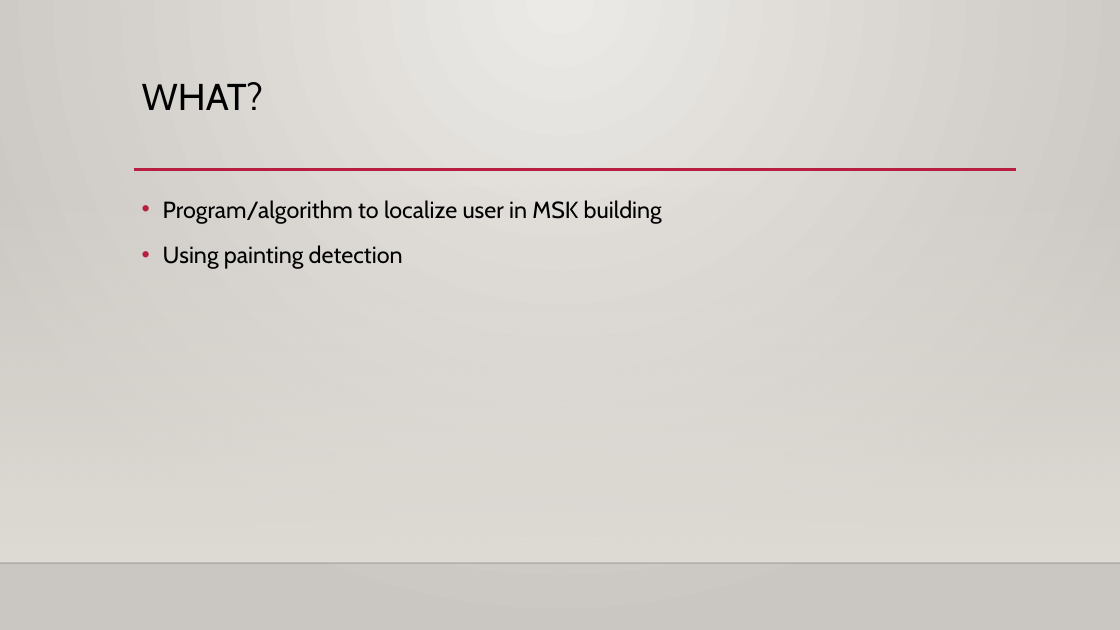
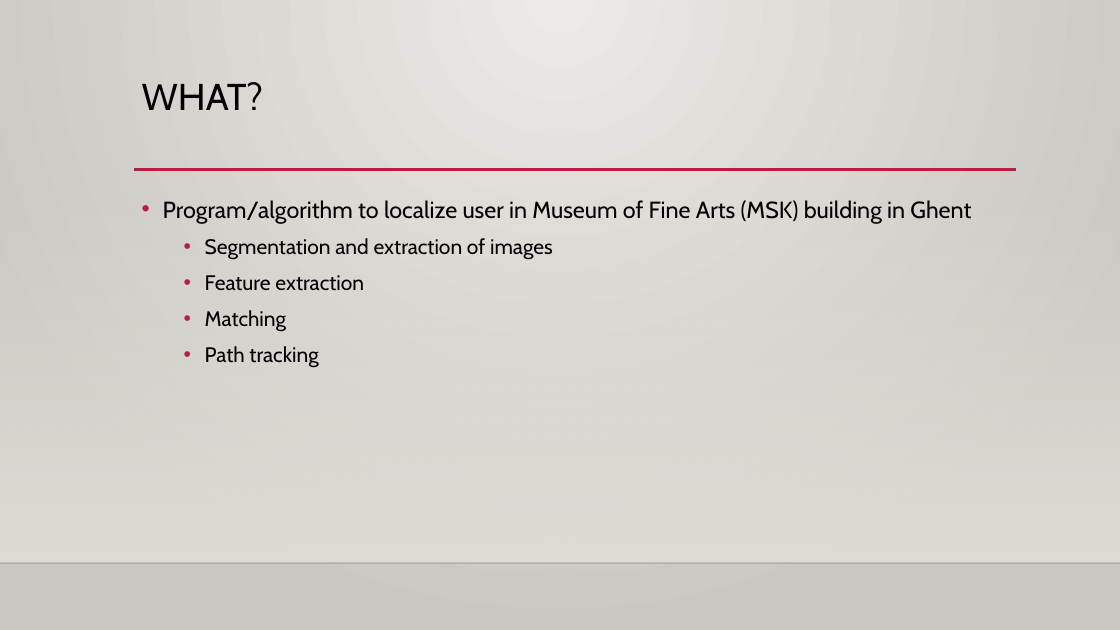
Before and after one commit to timothythiecke/ComputerVisieProject, a slide deck: slide 3 of Presentation/presentation.pptx. Drawn at 1120x630 pixels with LibreOffice and Linux fonts; fonts in the diff are those of the drawing; background and template pictures are left out. Boxes give left, top, right and bottom in pixels: in the first picture for what was removed or moved away, otherwise in the second. Text is boxed around its words. In the diff, an @@ line names an element or a change of style, - is before the commit and + after.

Commit message:
Updated presentation

```diff
--- a/Presentation/presentation.pptx
+++ b/Presentation/presentation.pptx
@@ text at [163, 200, 971, 368]: text changed; size 20 to 18 pt @@
-• Program/algorithm to localize user in MSK building
-• Using painting detection
+• Program/algorithm to localize user in Museum of Fine Arts (MSK) building in Ghent
+  • Segmentation and extraction of images
+  • Feature extraction
+  • Matching
+  • Path tracking
```
Also in this commit, not shown: 3 other slides changed, 11 slides added, 6 slides removed.
